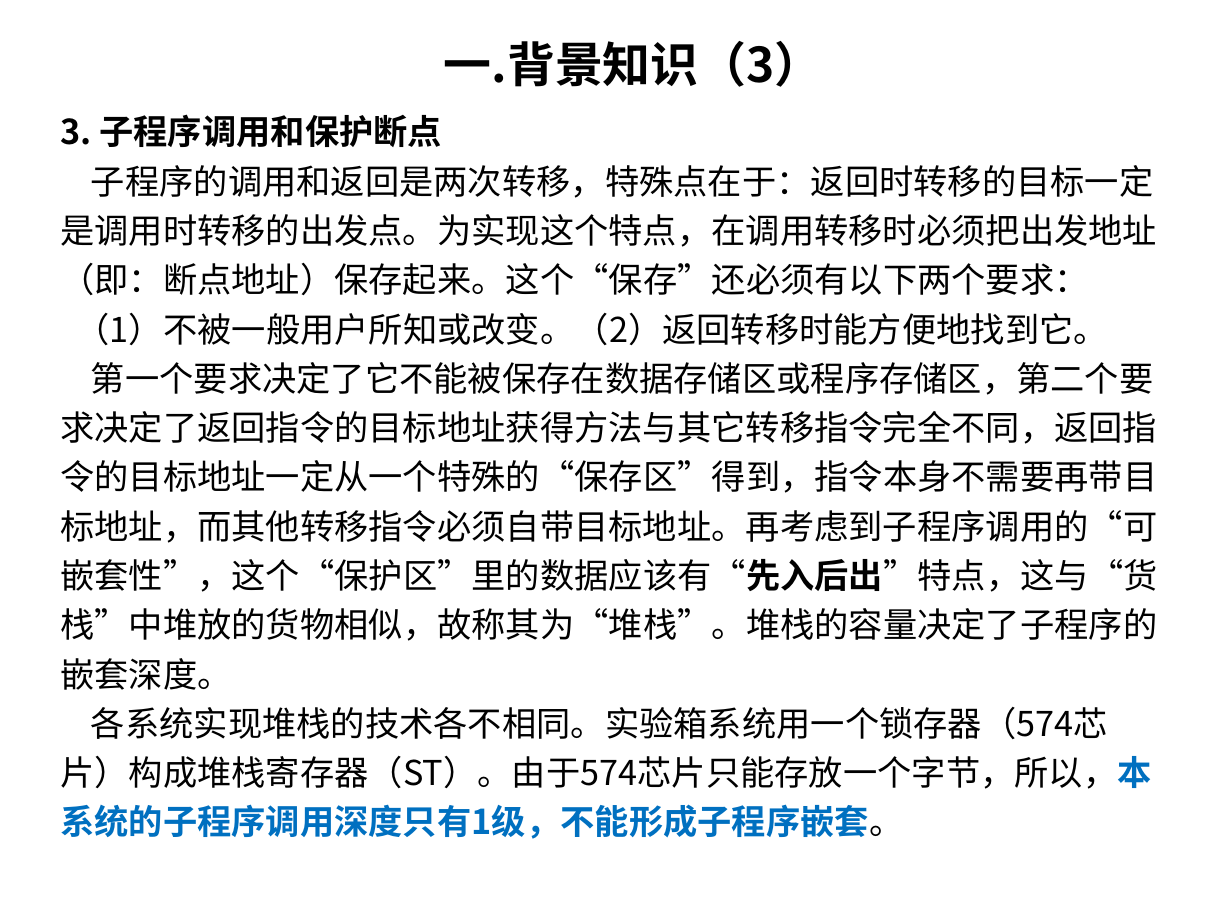
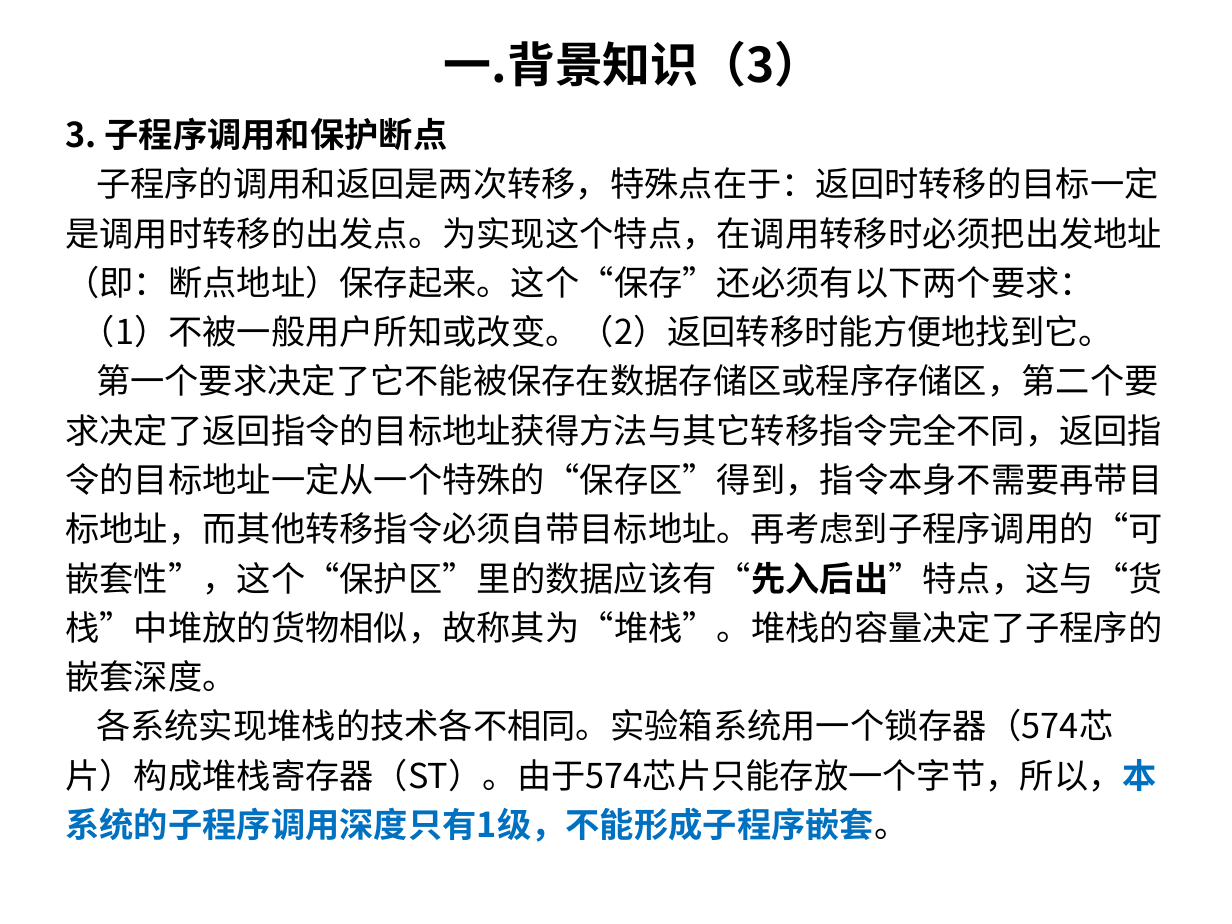
Before and after one commit to MartinXuc/SHU-DataStructure, a slide deck: slide 4 of 计算机组成原理2/计算机组成原理实验2/实验9/组成原理实验九 程序转移机制.ppt. Drawn at 1232x924 pixels with LibreOffice and Linux fonts; fonts in the diff are those of the drawing. Boxes give left, top, right and bottom in pixels: in the first picture for what was removed or moved away, otherwise in the second. Text is boxed around its words. In the diff, an @@ line names an element or a change of style, - is before the commit and + after.

```diff
--- a/计算机组成原理2/计算机组成原理实验2/实验9/组成原理实验九 程序转移机制.ppt
+++ b/计算机组成原理2/计算机组成原理实验2/实验9/组成原理实验九 程序转移机制.ppt
@@ text "3. 子程序调用和保护断点": place and size @@
-text "3. 子程序调用和保护断点" at bbox=[60, 114, 1157, 839]
+text "3. 子程序调用和保护断点" at bbox=[65, 117, 1162, 842]
```
Also in this commit, not shown: 27 other files.
